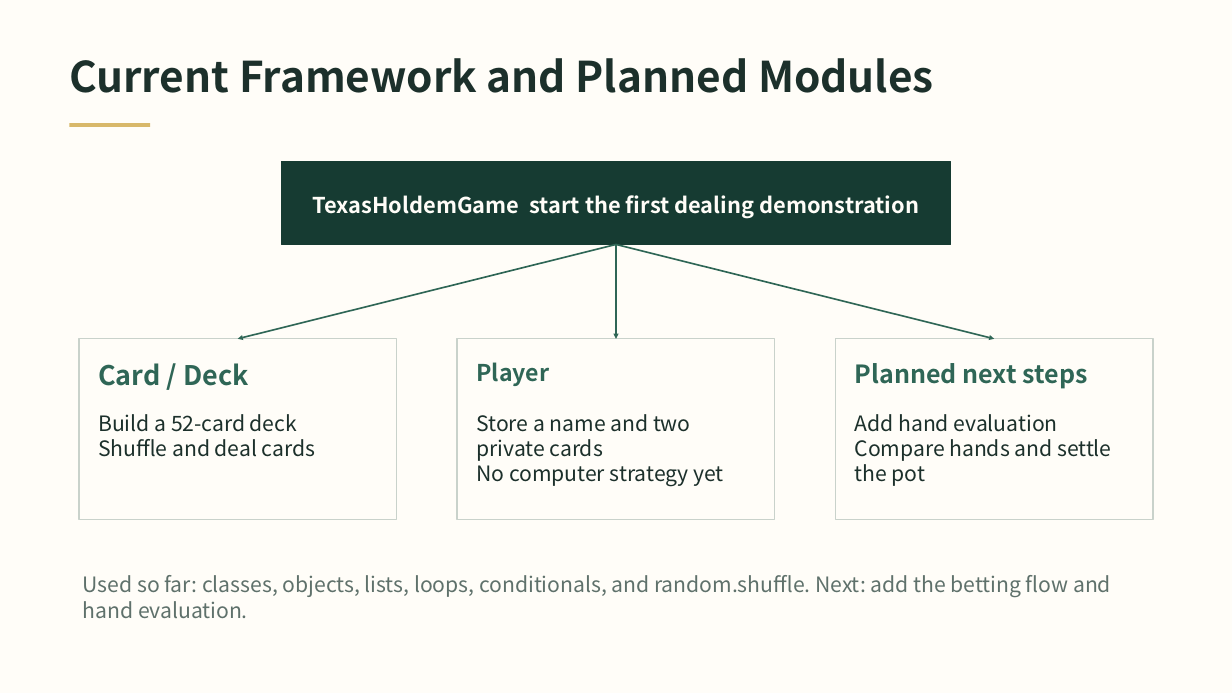
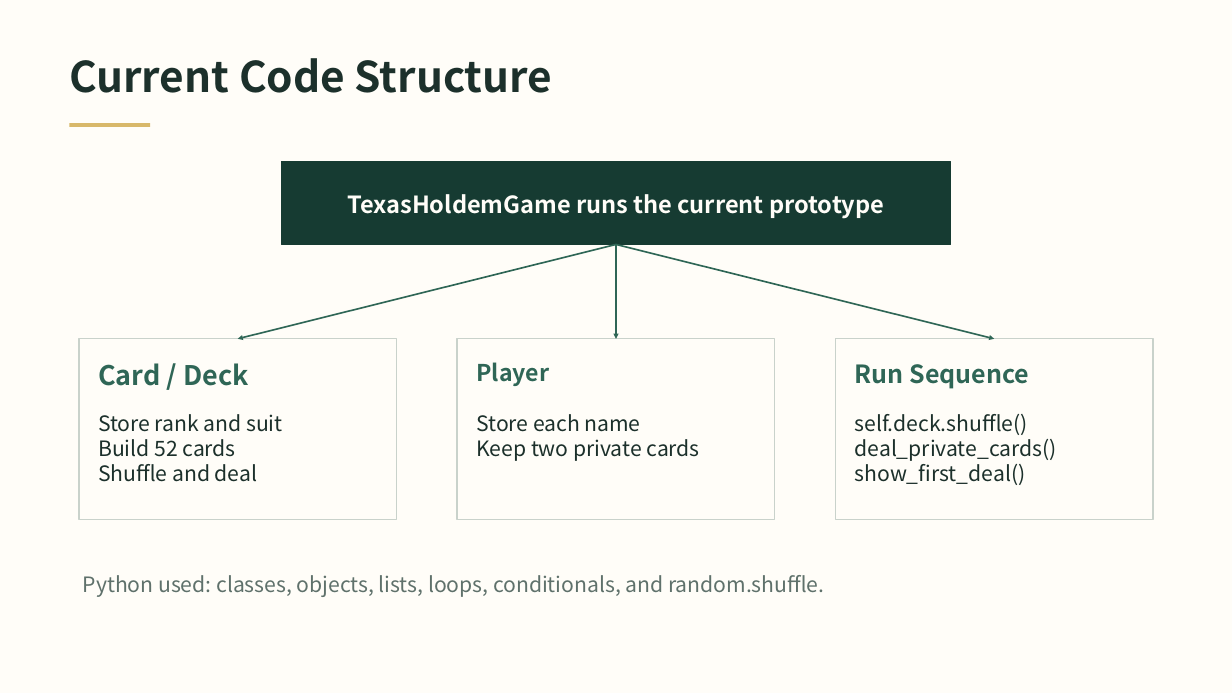
Before and after one commit to heyiweiheyi/computer-group-Texas-Hold-em, a slide deck: slide 3 of midterm_report/texas_holdem_midterm_report.pptx (slide 5 before the commit). Drawn at 1232x693 pixels with LibreOffice and Linux fonts; fonts in the diff are those of the drawing. Boxes give left, top, right and bottom in pixels: in the first picture for what was removed or moved away, otherwise in the second. Text is boxed around its words. In the diff, an @@ line names an element or a change of style, - is before the commit and + after.

Commit message:
docs: organize midterm report around prototype demo

```diff
--- a/midterm_report/texas_holdem_midterm_report.pptx
+++ b/midterm_report/texas_holdem_midterm_report.pptx
@@ text at (69,58,552,93): text changed @@
-Current Framework and Planned Modules
+Current Code Structure
@@ text at (347,194,884,219): text changed; size 17 to 18.4 pt @@
-TexasHoldemGame start the first dealing demonstration
+TexasHoldemGame runs the current prototype
@@ text at (855,364,1030,389): text changed @@
-Planned next steps
+Run Sequence
@@ text at (98,414,282,482): text changed @@
-Build a 52-card deck
-Shuffle and deal cards
+Store rank and suit
+Build 52 cards
+Shuffle and deal
@@ text at (476,414,700,461): text changed @@
-Store a name and two private cards
-No computer strategy yet
+Store each name
+Keep two private cards
@@ text at (855,414,1057,485): text changed @@
-Add hand evaluation
-Compare hands and settle the pot
+self.deck.shuffle()
+deal_private_cards()
+show_first_deal()
@@ text at (83,575,824,597): text changed @@
-Used so far: classes, objects, lists, loops, conditionals, and random.shuffle. Next: add the betting flow and hand evaluation.
+Python used: classes, objects, lists, loops, conditionals, and random.shuffle.
```
Also in this commit, not shown: 7 other slides changed.
